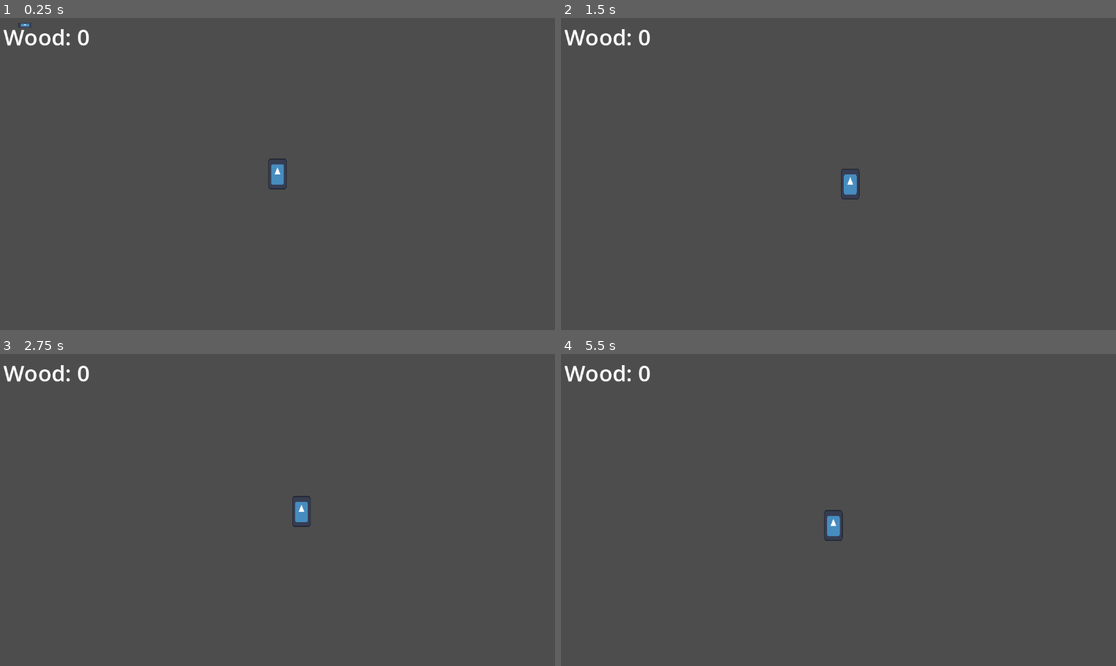
Above: before the commit, frames 1-4 (two rows, left to right).
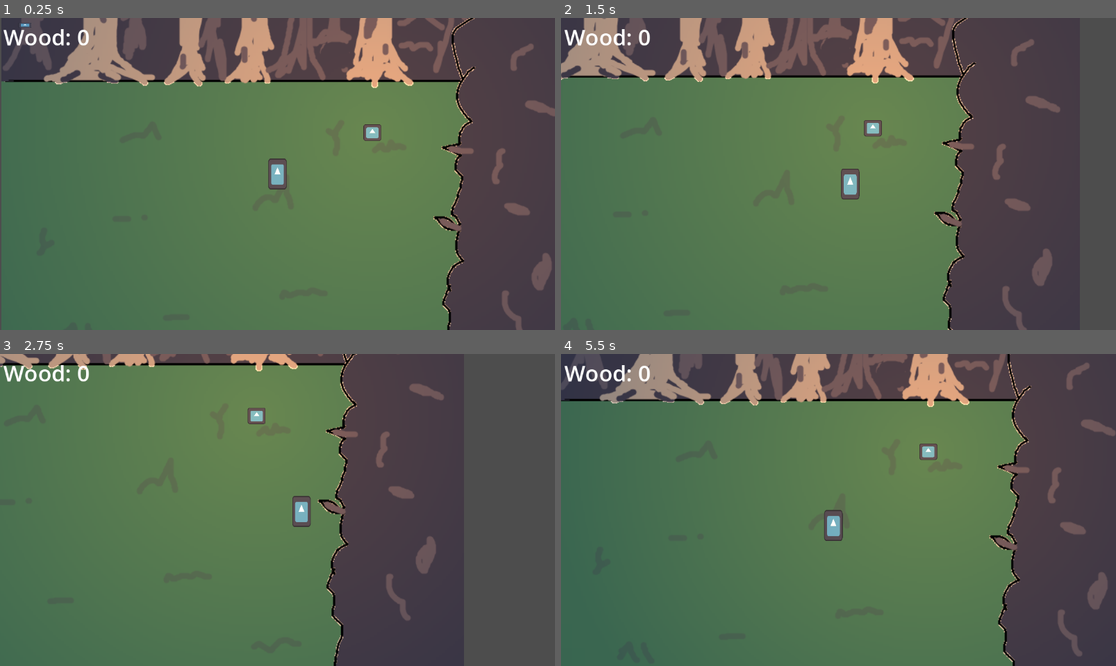
Above: after the commit, the same moments.

Repository: Gitguini/the-woods-are-watching
Game: Godot game, scene res://testMain.tscn
Same seed, same stepped clock (60 frames per second), same inputs: the game is played once before the commit and once after it. The engine's default icon, where the game draws it, is replaced by a stand-in: a white triangle on a blue panel in a dark square.
Inputs:
- Up to frame 1 (0.25 s): no input
- Up to frame 2 (1.5 s): tap Enter at 0.5 s; hold D (move_right) 0.53-1.28 s; hold S (move_down) from 1.28 s (still down)
- Up to frame 3 (2.75 s): release S (move_down) at 2.03 s; hold D (move_right) from 2.03 s (still down)
- Up to frame 4 (5.5 s): release D (move_right) at 2.78 s; hold W (move_up) 2.78-3.53 s; hold Left (move_left) 3.53-5.03 s; hold S (move_down) from 5.03 s (still down)

The runs differ from the first frame. In frame 1, 74% of the frame differs, in the area x 0-100%, y 0-100%; in frame 2, 66%; in frame 3, 61%; in frame 4, 76%.

Commit message:
Fire Added
Fire implemented, with some basic functionality. Values for things like time, light radius, etc, are to be locked down later.

Diff:
--- /dev/null
+++ b/TheWoodsAreWatching/fire.gd
@@ -0,0 +1,50 @@
+extends Area2D
+
+@export var initialBurnTime = 30
+@export var woodBonus = 30
+@export var fearRadiusBase = 100
+@export var fearRadiusMultiplier = 3
+
+@export var lightStrengthBase = 1
+@export var lightMultiplier = 1
+
+var ableToReceiveFuel: bool
+
+
+var collisionThing
+var compressor
+var burnTimer: float
+var fireLight
+
+
+func _ready() -> void:
+	connect("body_entered", Callable(self, "_on_body_entered"))
+
+	collisionThing = $FireCollider
+	compressor = $WorldItemManager
+	burnTimer = initialBurnTime
+	fireLight = $PointLight2D
+	ableToReceiveFuel = true
+
+
+
+func _process(delta: float) -> void:
+
+	if burnTimer > 0:
+		burnTimer -= delta
+
+
+
+	if burnTimer > 0:
+		#TODO: add light flickering effect where something gets added to this based on a sin/noise function of Time
+		fireLight.texture_scale = lightStrengthBase + burnTimer * lightMultiplier
+	else:
+		fireLight.texture_scale = 0.0
+		ableToReceiveFuel = false
+
+func _on_body_entered(body):
+
+	if (body.name == "Player") and ableToReceiveFuel and Global.wood > 0:
+		burnTimer += woodBonus * Global.wood
+		Global.wood = 0
+		Global.emit_signal("wood_changed", 0)
--- /dev/null
+++ b/TheWoodsAreWatching/fire.tscn
@@ -0,0 +1,58 @@
+[gd_scene load_steps=9 format=3 uid="uid://dlhg8qxhwsm2a"]
+
+[ext_resource type="Script" uid="uid://lx5d1j1seq8j" path="res://fire.gd" id="1_5ltu8"]
+[ext_resource type="PackedScene" uid="uid://dqfrkriykhcw" path="res://world_item_manager.tscn" id="2_x6ecg"]
+[ext_resource type="Texture2D" uid="uid://bbxt7w0eg6tvp" path="res://icon.svg" id="3_x6ecg"]
+
+[sub_resource type="CapsuleShape2D" id="CapsuleShape2D_icfi2"]
+height = 56.0
+
+[sub_resource type="SpriteFrames" id="SpriteFrames_icfi2"]
+animations = [{
+"frames": [{
+"duration": 1.0,
+"texture": ExtResource("3_x6ecg")
+}],
+"loop": true,
+"name": &"default",
+"speed": 5.0
+}]
+
+[sub_resource type="Gradient" id="Gradient_eo6dx"]
+offsets = PackedFloat32Array(0, 0.694805, 1)
+colors = PackedColorArray(1, 1, 1, 1, 0.0584416, 0.0584416, 0.0584416, 1, 0, 0, 0, 1)
+
+[sub_resource type="GradientTexture2D" id="GradientTexture2D_r2yji"]
+gradient = SubResource("Gradient_eo6dx")
+fill = 1
+fill_from = Vector2(0.5, 0.5)
+
+[sub_resource type="CapsuleShape2D" id="CapsuleShape2D_x6ecg"]
+radius = 70.83
+height = 405.26
+
+[node name="Fire" type="Area2D"]
+script = ExtResource("1_5ltu8")
+
+[node name="FireCollider" type="CollisionShape2D" parent="."]
+position = Vector2(0, 5)
+rotation = 1.5708
+shape = SubResource("CapsuleShape2D_icfi2")
+
+[node name="WorldItemManager" parent="." instance=ExtResource("2_x6ecg")]
+basePointY = 5.0
+
+[node name="AnimatedSprite2D" type="AnimatedSprite2D" parent="."]
+scale = Vector2(0.289063, 0.265625)
+sprite_frames = SubResource("SpriteFrames_icfi2")
+
+[node name="PointLight2D" type="PointLight2D" parent="."]
+color = Color(0.908645, 0.349038, 0, 1)
+texture = SubResource("GradientTexture2D_r2yji")
+
+[node name="FearRadius" type="Area2D" parent="."]
+
+[node name="CollisionShape2D" type="CollisionShape2D" parent="FearRadius"]
+position = Vector2(0, 5)
+rotation = 1.5708
+shape = SubResource("CapsuleShape2D_x6ecg")
--- a/TheWoodsAreWatching/testMain.tscn
+++ b/TheWoodsAreWatching/testMain.tscn
@@ -1,10 +1,19 @@
-[gd_scene load_steps=4 format=3 uid="uid://ftdylny7f22s"]
+[gd_scene load_steps=6 format=3 uid="uid://ftdylny7f22s"]
 
+[ext_resource type="Texture2D" uid="uid://blssupljk2i0y" path="res://worldBorderMockup.png" id="1_qiiyx"]
 [ext_resource type="PackedScene" uid="uid://cmgj7ujop7f8w" path="res://player.tscn" id="1_wi5su"]
 [ext_resource type="Script" uid="uid://dfwph2m28776m" path="res://ui.gd" id="2_5haja"]
 [ext_resource type="PackedScene" uid="uid://dcnwgrbpe11qy" path="res://wood.tscn" id="2_hk42g"]
+[ext_resource type="PackedScene" uid="uid://dlhg8qxhwsm2a" path="res://fire.tscn" id="4_5haja"]
 
 [node name="TestMain" type="Node2D"]
+
+[node name="WorldBorderMockup" type="Sprite2D" parent="."]
+position = Vector2(550, 301)
+scale = Vector2(1.5, 1.5)
+texture = ExtResource("1_qiiyx")
+
+[node name="Sprite2D" type="Sprite2D" parent="."]
 
 [node name="Player" parent="." groups=["wood"] instance=ExtResource("1_wi5su")]
 position = Vector2(523, 309)
@@ -21,3 +30,6 @@
 text = "Wood: 0"
 
 [node name="Wood" parent="." instance=ExtResource("2_hk42g")]
+
+[node name="Fire" parent="." instance=ExtResource("4_5haja")]
+position = Vector2(720, 223)
Not shown, added: TheWoodsAreWatching/fire.gd.uid
Binary file added: TheWoodsAreWatching/worldBorderMockup.png
Not shown, added: TheWoodsAreWatching/worldBorderMockup.png.import
